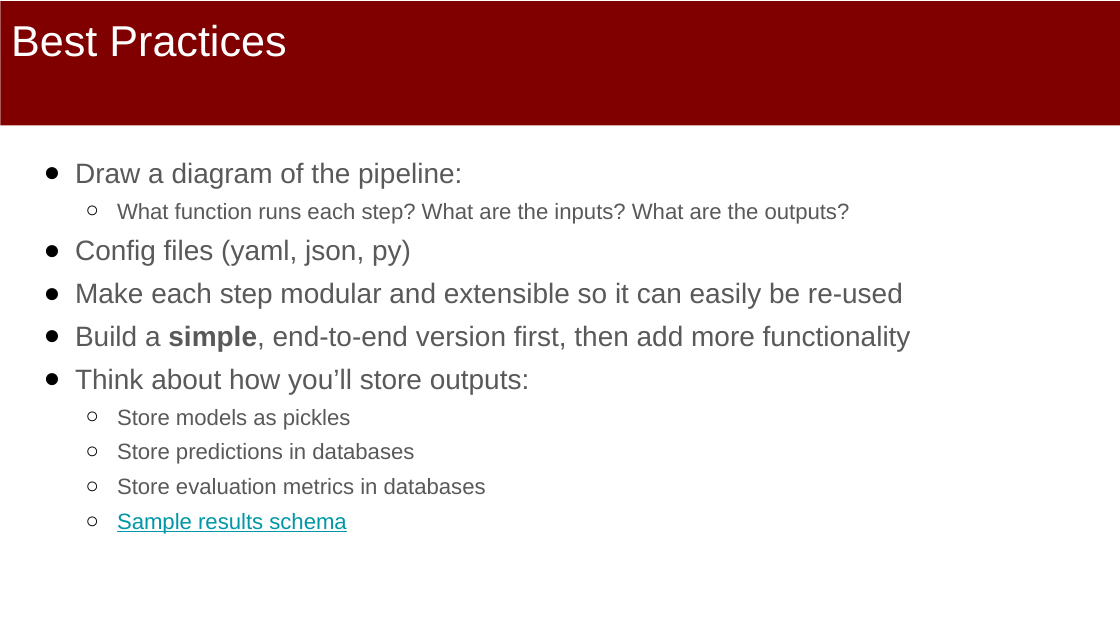
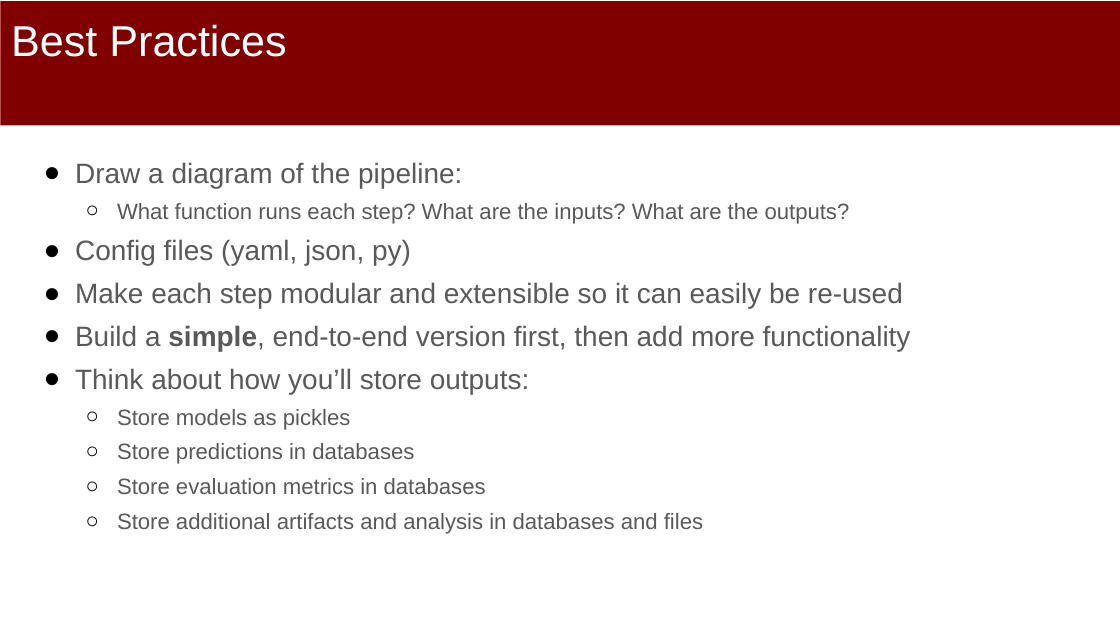
Before and after one commit to dssg/mlforpublicpolicylab, a slide deck: slide 18 of Lectures/09-Machine-Learning-Pipelines.pptx (slide 28 before the commit). Drawn at 1120x630 pixels with LibreOffice and Linux fonts; fonts in the diff are those of the drawing. Boxes give left, top, right and bottom in pixels: in the first picture for what was removed or moved away, otherwise in the second. Text is boxed around its words. In the diff, an @@ line names an element or a change of style, - is before the commit and + after.

```diff
--- a/Lectures/09-Machine-Learning-Pipelines.pptx
+++ b/Lectures/09-Machine-Learning-Pipelines.pptx
@@ text at box(117, 513, 703, 534): text changed; text colour #0097A7 to #595959 @@
-  ○ Sample results schema
+  ○ Store additional artifacts and analysis in databases and files
```
Also in this commit, not shown: 3 other slides changed, 11 slides removed.
